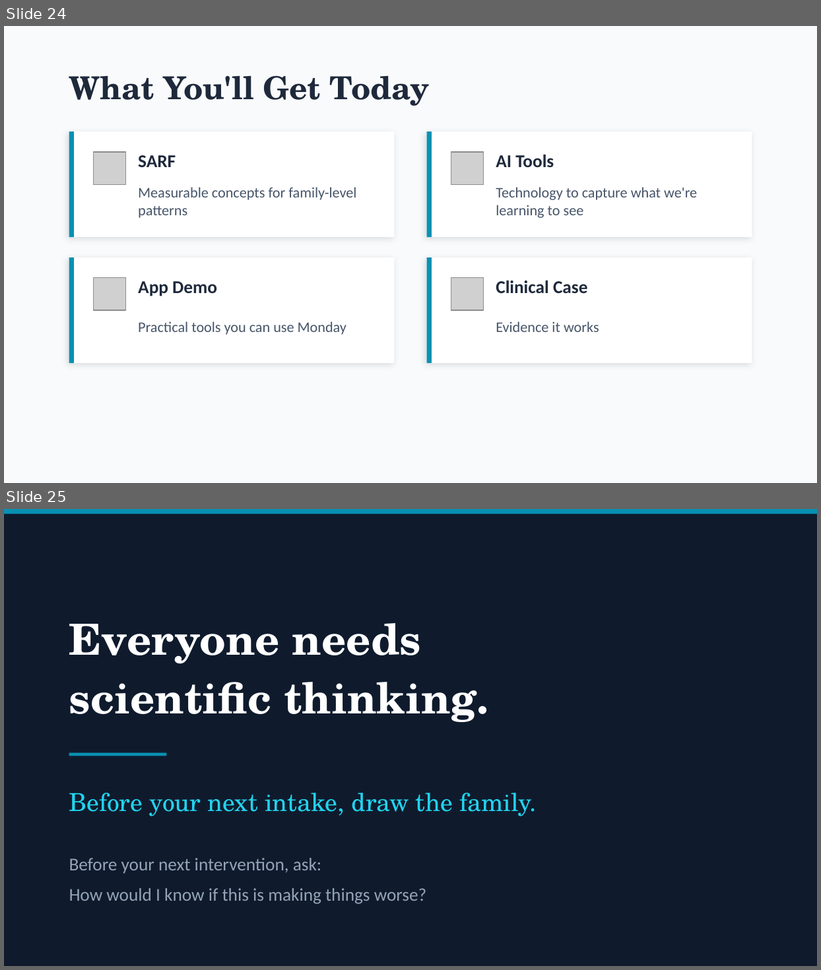
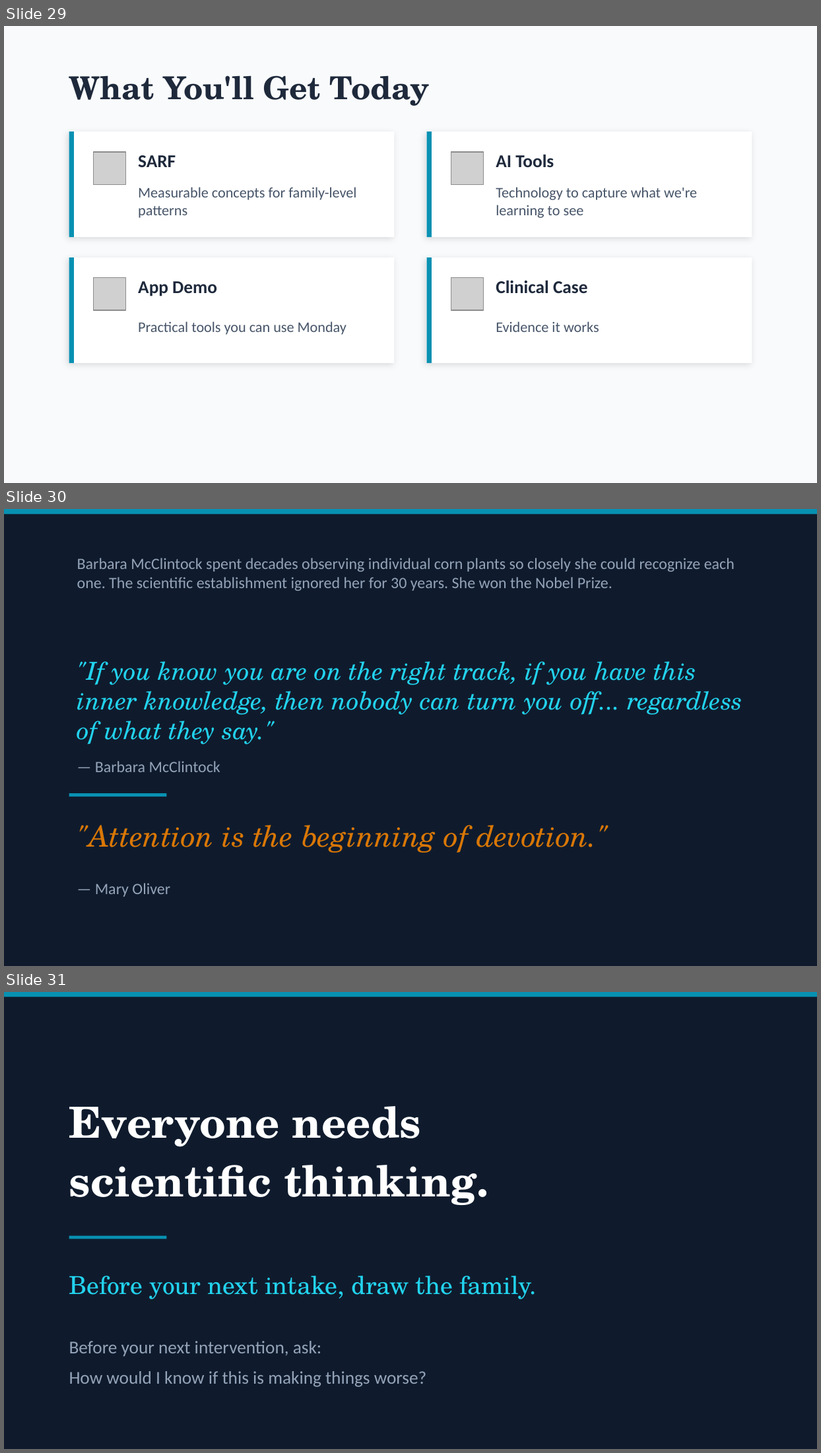
Before and after one commit to patrickkidd/ffrn-2026, a slide deck: 1-WHY_FAMILY/1-Why-Family.pptx. Shown one above the other, each under a label of ours: slides 24 and 25 before the commit, slides 29, 30 and 31 after it. The pictures are 821x970 and 821x1453 pixels, drawn with LibreOffice and Linux fonts; fonts in the diff are those of the drawing; grey boxes stand for pictures. Boxes give left, top, right and bottom in pixels: in the first picture for what was removed or moved away, otherwise in the second. Text is boxed around its words. In the diff, an @@ line names an element or a change of style, - is before the commit and + after.

```diff
--- a/1-WHY_FAMILY/1-Why-Family.pptx
+++ b/1-WHY_FAMILY/1-Why-Family.pptx
@@ slide 30 added at box(4, 509, 817, 966), background #0F1B2D @@
@@ rectangle added at box(4, 509, 817, 514), fill #0891B2 @@
@@ text added at box(77, 558, 735, 591), 14 pt, text #94A3B8 @@
+Barbara McClintock spent decades observing individual corn plants so closely she could recognize each one. The scientific establishment ignored her for 30 years. She won the Nobel Prize.
@@ text added at box(77, 661, 743, 745), 22 pt, text #22D3EE, italic @@
+"If you know you are on the right track, if you have this inner knowledge, then nobody can turn you off... regardless of what they say."
@@ text added at box(95, 761, 220, 772), 14 pt, text #94A3B8 @@
+— Barbara McClintock
@@ rectangle added at box(69, 793, 166, 797), fill #0891B2 @@
@@ text added at box(77, 825, 609, 853), 26 pt, text #D97706, italic @@
+"Attention is the beginning of devotion."
@@ text added at box(95, 883, 170, 897), 14 pt, text #94A3B8 @@
+— Mary Oliver
@@ what was slide 24 is now slide 29 @@
@@ what was slide 25 is now slide 31 @@
```
Also in this commit, not shown: 5 other slides added, 12 other files.
